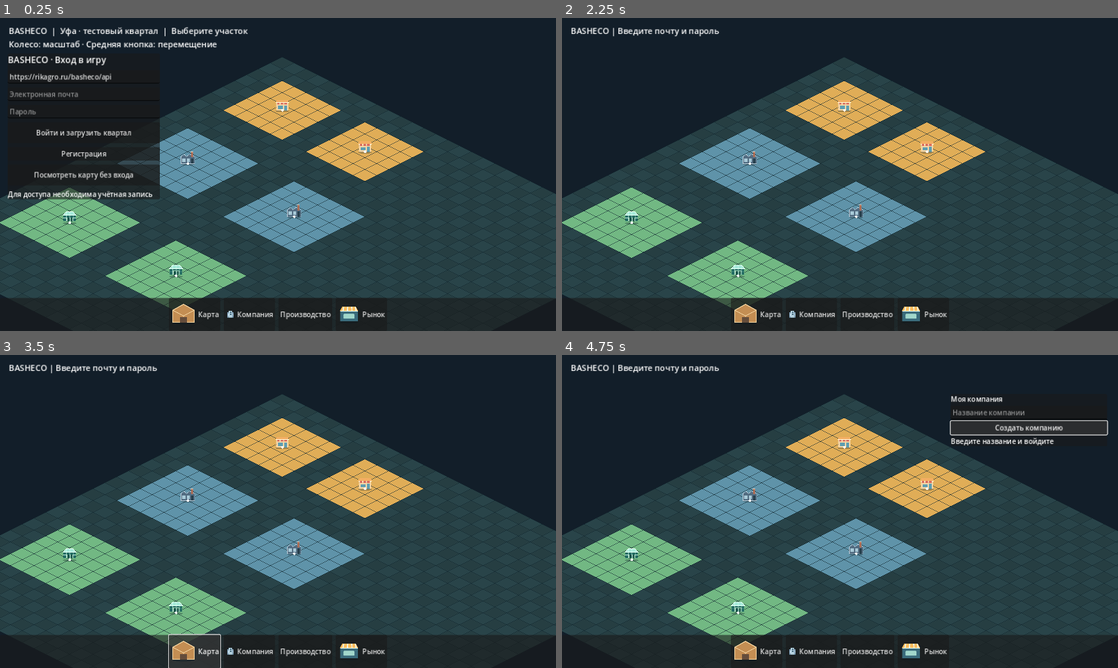
Above: before the commit, frames 1-4 (two rows, left to right).
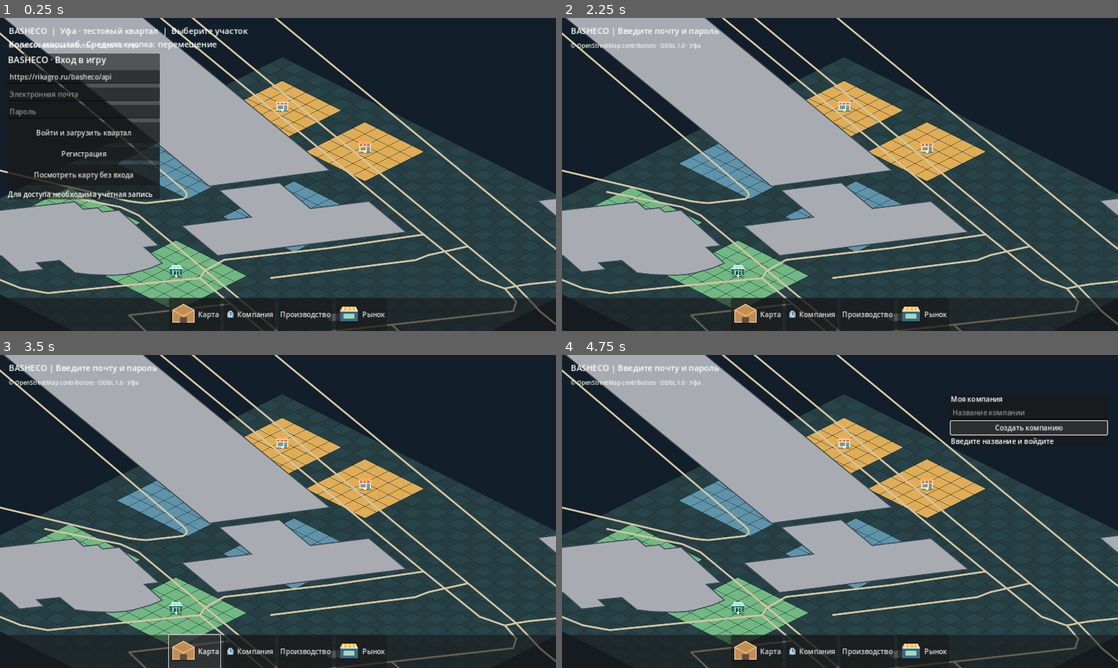
Above: after the commit, the same moments.

Repository: maillunex-lang/basheco
Game: Godot game, scene res://scenes/world.tscn
The game is run twice, just before and just after one commit, with the same random seed, the same clock (stepped at 60 frames per second) and the same inputs.
Inputs:
- Up to frame 1 (0.25 s): no input
- Up to frame 2 (2.25 s): click "Войти и загрузить квартал" at 0.5 s; click "Регистрация" at 1.25 s; click "Посмотреть карту без входа" at 2 s
- Up to frame 3 (3.5 s): click "Карта" at 2.75 s
- Up to frame 4 (4.75 s): click "Компания" at 3.5 s; click "Создать компанию" at 4.25 s

The runs differ from the first frame. In frame 1, 25% of the frame differs, in the area x 0-100%, y 0-100%; in frame 2, 27%; in frame 3, 27%; in frame 4, 27%.

Commit message:
fix(geo): validate chunk manifest rather than legacy feature list

Diff:
--- a/client/scripts/osm_overlay.gd
+++ b/client/scripts/osm_overlay.gd
@@ -21,7 +21,7 @@
         push_warning("OSM snapshot unavailable")
         return
     var data: Variant = JSON.parse_string(file.get_as_text())
-    if typeof(data) != TYPE_DICTIONARY or not data.has("features"):
+    if typeof(data) != TYPE_DICTIONARY or not data.has("chunks"):
         return
     bounds = data.get("bbox", bounds)
     for chunk in data.get("chunks", []):
